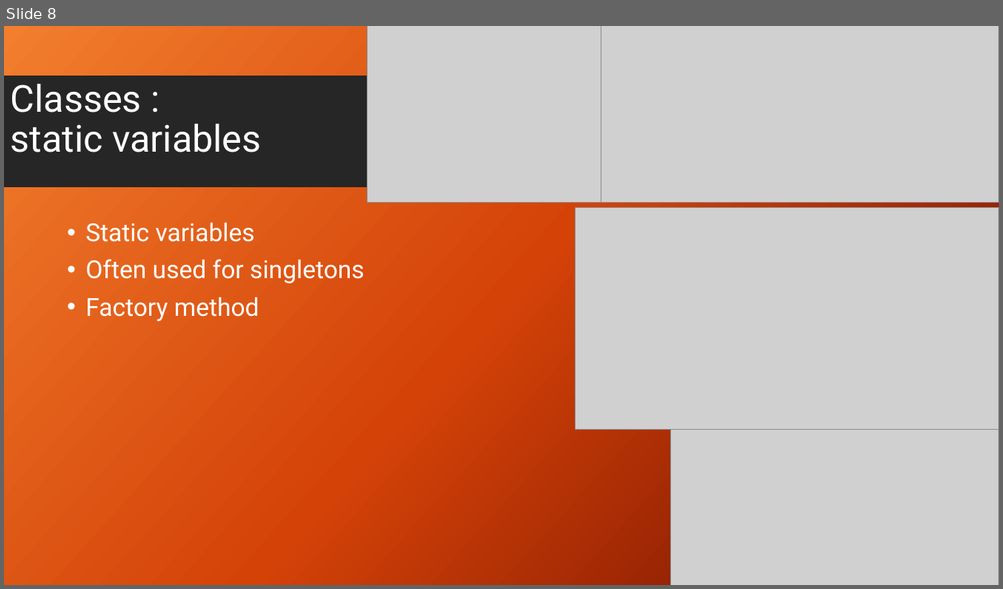
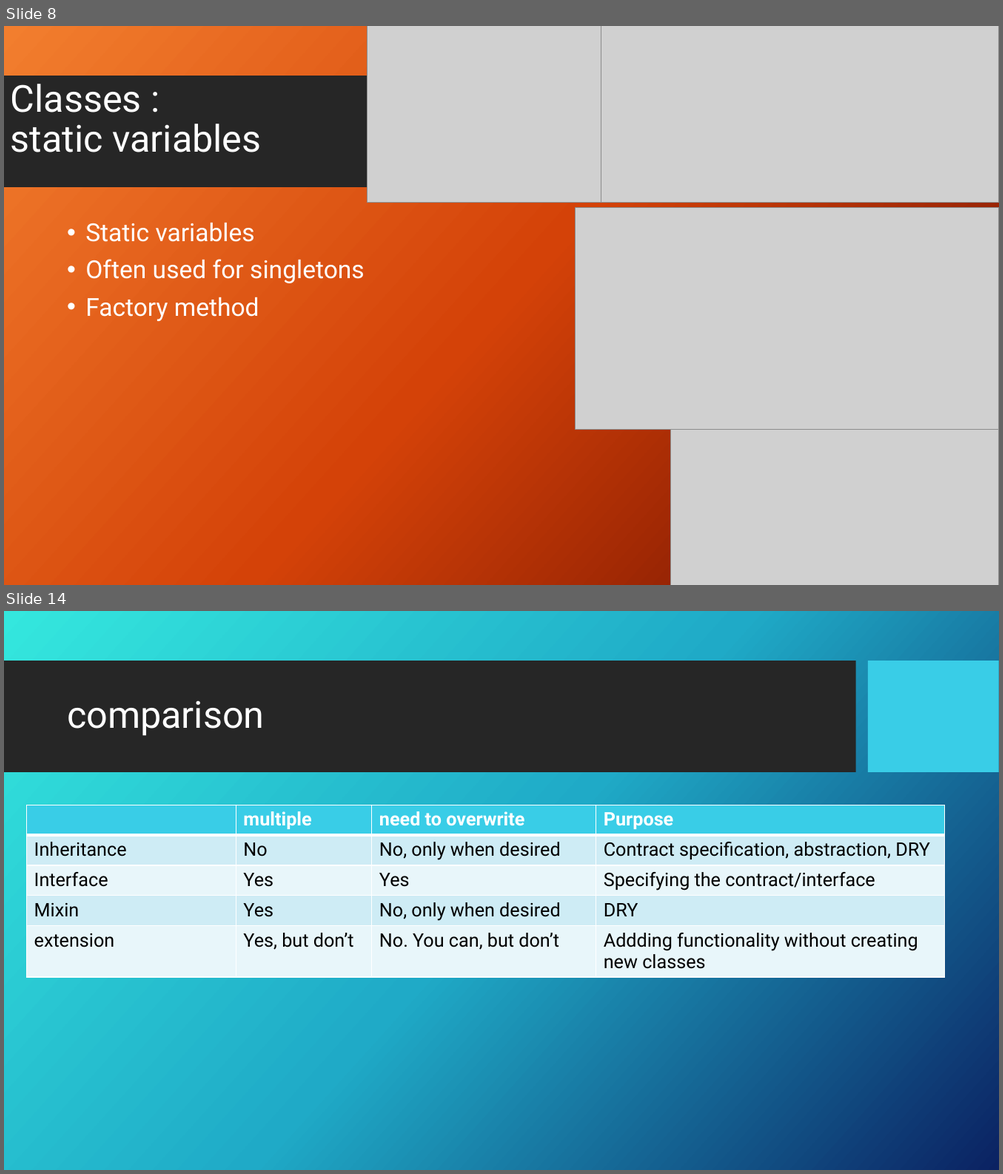
Before and after one commit to GDSC-ADEK/dart-flutter-course, a slide deck: week3/week3_slideshow.pptx. Shown one above the other, each under a label of ours: slide 8 before the commit, slides 8 and 14 after it; the slides between them are not shown. The pictures are 1003x589 and 1003x1174 pixels, drawn with LibreOffice and Linux fonts; fonts in the diff are those of the drawing; grey boxes stand for pictures; background and template pictures are left out. Boxes give left, top, right and bottom in pixels: in the first picture for what was removed or moved away, otherwise in the second. Text is boxed around its words. In the diff, an @@ line names an element or a change of style, - is before the commit and + after.

```diff
--- a/week3/week3_slideshow.pptx
+++ b/week3/week3_slideshow.pptx
@@ slide 14 added at [4, 611, 999, 1170], background picture (left out); not listed: 1 template element that a slide beside it also shows @@
@@ rectangle added at [868, 661, 999, 773], fill #39CDE7 @@
@@ title added at [67, 701, 264, 736], 36 pt, text #FFFFFF @@
+comparison
@@ table added at [26, 805, 945, 1000], 5 rows, 4 columns @@
+ | multiple | need to overwrite | Purpose
+Inheritance | No | No, only when desired | Contract specification, abstraction, DRY
+Interface | Yes | Yes | Specifying the contract/interface
+Mixin | Yes | No, only when desired | DRY
+extension | Yes, but don’t | No. You can, but don’t | Addding functionality without creating new classes
```
Also in this commit, not shown: 1 slide changed, 5 other slides added, 3 other files.
